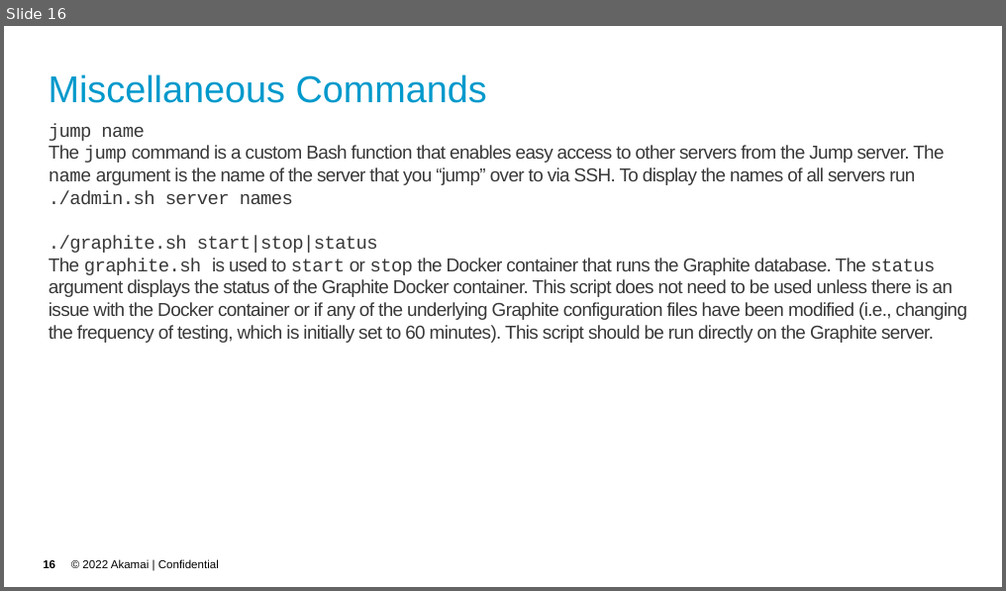
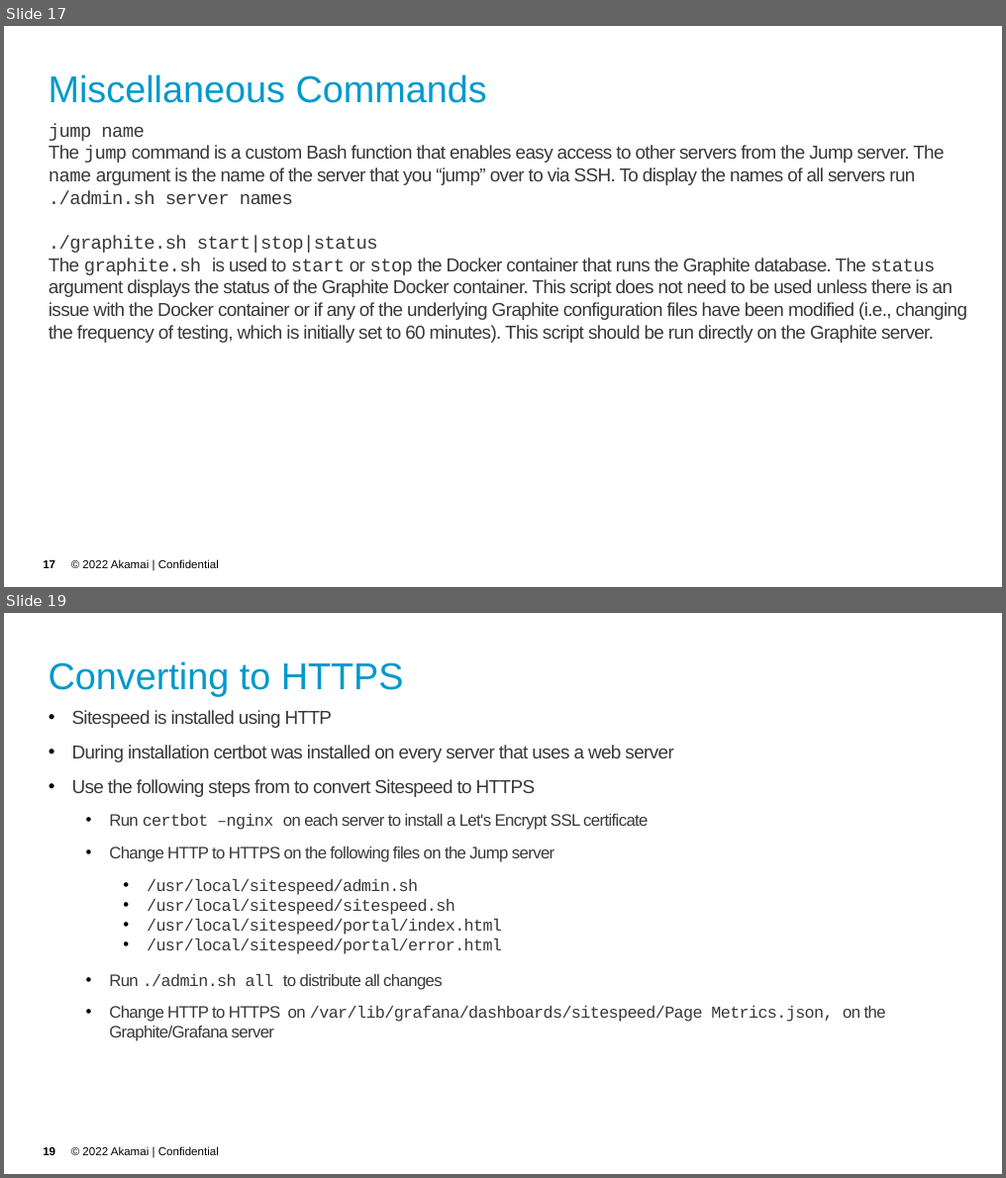
Before and after one commit to akamai-consulting/sitespeed, a slide deck: Info/Guide.pptx. Shown one above the other, each under a label of ours: slide 16 before the commit, slides 17 and 19 after it; the slides between them are not shown. The pictures are 1006x591 and 1006x1178 pixels, drawn with LibreOffice and Linux fonts; fonts in the diff are those of the drawing; background and template pictures are left out. Boxes give left, top, right and bottom in pixels: in the first picture for what was removed or moved away, otherwise in the second. Text is boxed around its words. In the diff, an @@ line names an element or a change of style, - is before the commit and + after.

```diff
--- a/Info/Guide.pptx
+++ b/Info/Guide.pptx
@@ slide 19 added at bbox=[4, 613, 1002, 1174], background picture (left out); not listed: 2 template elements that a slide beside it also shows @@
@@ title added at bbox=[49, 662, 404, 696], 36 pt, text #0099CC @@
+Converting to HTTPS
@@ text added at bbox=[72, 710, 886, 1042], 16 pt, text #383838 @@
+• Sitespeed is installed using HTTP
+• During installation certbot was installed on every server that uses a web server
+• Use the following steps from to convert Sitespeed to HTTPS
+  • Run certbot –nginx on each server to install a Let's Encrypt SSL certificate
+  • Change HTTP to HTTPS on the following files on the Jump server
+    • /usr/local/sitespeed/admin.sh
+    • /usr/local/sitespeed/sitespeed.sh
+    • /usr/local/sitespeed/portal/index.html
+    • /usr/local/sitespeed/portal/error.html
+  • Run ./admin.sh all to distribute all changes
+  • Change HTTP to HTTPS on /var/lib/grafana/dashboards/sitespeed/Page Metrics.json, on the Graphite/Grafana server
@@ what was slide 16 is now slide 17 @@
@@ page number at bbox=[43, 561, 55, 569]: text changed @@
-16
+17
```
Also in this commit, not shown: 4 other slides added, 1 slide removed, 3 other files.
